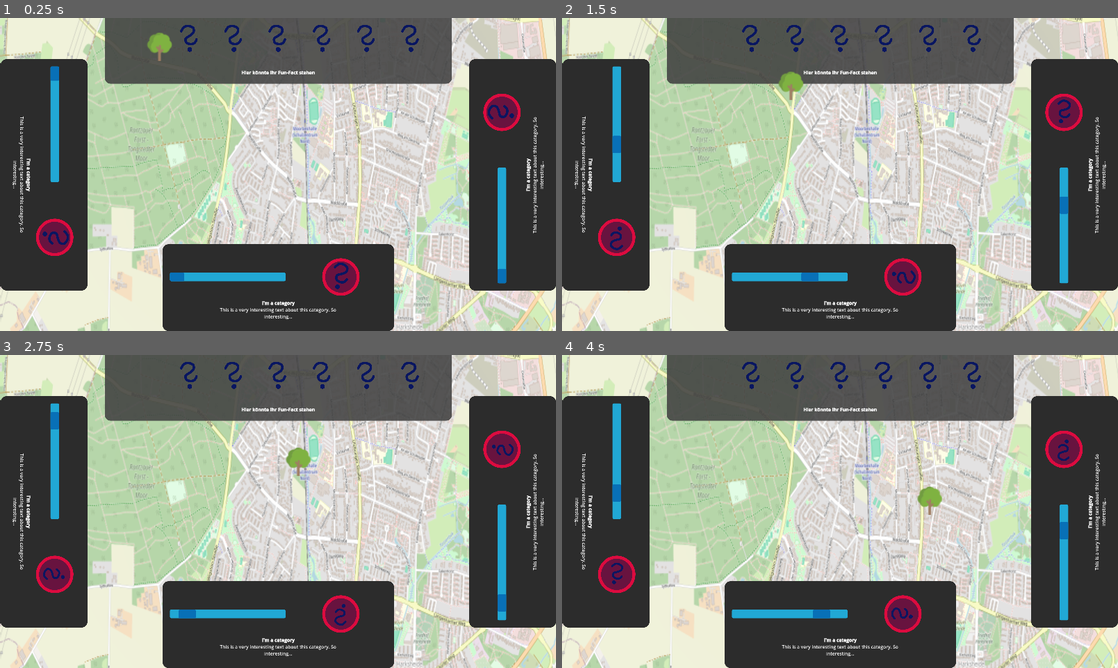
Above: before the commit, frames 1-4 (two rows, left to right).
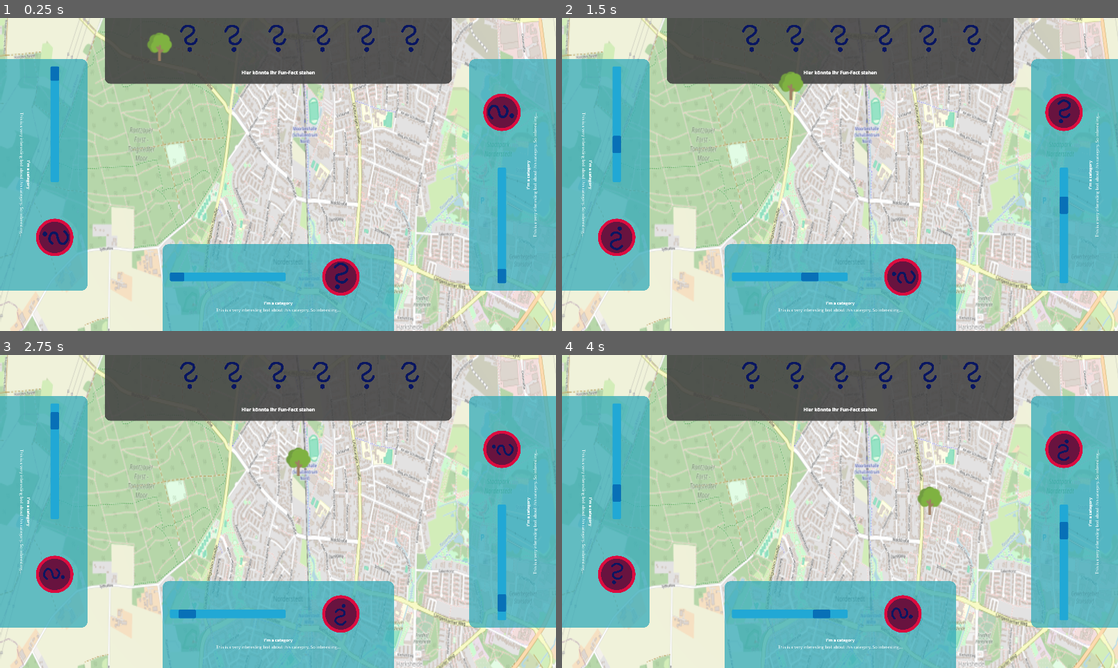
Above: after the commit, the same moments.

Repository: jlddorf/CrossInnovationClass25Norderstedt
Game: Godot game, scene res://scenes/map.tscn
The game is run twice, just before and just after one commit, with the same random seed, the same clock (stepped at 60 frames per second) and the same inputs.
Inputs (mouse positions are in pixels of both pictures, inside the frame that each line leads up to):
- Up to frame 1 (0.25 s): no input
- Up to frame 2 (1.5 s): click (901, 277) at 0.52 s; click (901, 277) at 1.27 s
- Up to frame 3 (2.75 s): click (339, 614) at 2.02 s
- Up to frame 4 (4 s): no input

The runs differ from the first frame. In frame 1, 31% of the frame differs, in the area x 0-100%, y 13-100%; in frame 2, 31%; in frame 3, 31%; in frame 4, 31%.

Commit message:
start theme updates

Diff:
--- a/scenes/ui_manager.tscn
+++ b/scenes/ui_manager.tscn
@@ -26,9 +26,8 @@
 player_id = 1
 playerContainer = NodePath("../../Viewport/PlayerContainer")
 
-[node name="StationController2" parent="StationControllers" node_paths=PackedStringArray("playerContainer") instance=ExtResource("1_rwj1f")]
+[node name="StationController2" parent="StationControllers" instance=ExtResource("1_rwj1f")]
 player_id = 2
-playerContainer = NodePath("")
 
 [node name="Viewport" type="MarginContainer" parent="."]
 layout_mode = 1
--- a/ui/playerContainer.tscn
+++ b/ui/playerContainer.tscn
@@ -6,13 +6,6 @@
 [ext_resource type="Script" uid="uid://d2jkeiqffeqoy" path="res://ui/station_Button.gd" id="4_fysbn"]
 [ext_resource type="Theme" uid="uid://230ma3pcldq4" path="res://ui/ueTheme.tres" id="5_mcqbd"]
 [ext_resource type="Script" uid="uid://cewmmmceh1goa" path="res://ui/amountProgress.gd" id="6_mog01"]
-
-[sub_resource type="StyleBoxFlat" id="StyleBoxFlat_hst8a"]
-bg_color = Color(0.172833, 0.172833, 0.172833, 1)
-corner_radius_top_left = 20
-corner_radius_top_right = 20
-corner_radius_bottom_right = 20
-corner_radius_bottom_left = 20
 
 [node name="PlayerContainer" type="MarginContainer"]
 size_flags_horizontal = 4
@@ -27,7 +20,8 @@
 layout_mode = 2
 size_flags_horizontal = 4
 size_flags_vertical = 4
-theme_override_styles/panel = SubResource("StyleBoxFlat_hst8a")
+theme = ExtResource("5_mcqbd")
+theme_type_variation = &"playerContainer"
 
 [node name="VBoxContainer" type="VBoxContainer" parent="VBoxContainer/Panel"]
 layout_mode = 1
@@ -102,4 +96,5 @@
 bbcode_enabled = true
 text = "[b]I'm a category[/b]
 This is a very interesting text about this category. So interesting..."
+fit_content = true
 horizontal_alignment = 1
--- a/ui/player_container.gd
+++ b/ui/player_container.gd
@@ -3,8 +3,8 @@
 
 const GlobalValues = preload("res://scripts/globalValues.gd")
 
-@onready var placed_amount_bar: AmountProgress = $VBoxContainer/Panel/VBoxContainer/MarginContainer/PlacedAmountBar
-@onready var item_display: ItemDisplay = $VBoxContainer/MarginContainer/ItemDisplay
+@onready var placed_amount_bar: AmountProgress = $VBoxContainer/Panel/VBoxContainer/HBoxContainer/MarginContainer2/PlacedAmountBar
+@onready var item_display: ItemDisplay = $VBoxContainer/Panel/VBoxContainer/HBoxContainer/MarginContainer/ItemDisplay
 
 func changeValue(target: float):
 	placed_amount_bar.changeValue(target)
--- a/ui/ueTheme.tres
+++ b/ui/ueTheme.tres
@@ -1,7 +1,12 @@
-[gd_resource type="Theme" load_steps=5 format=3 uid="uid://230ma3pcldq4"]
+[gd_resource type="Theme" load_steps=7 format=3 uid="uid://230ma3pcldq4"]
+
+[ext_resource type="FontFile" uid="uid://dpnlw30s07ynn" path="res://assets/fonts/SourceSans3-Bold.ttf" id="1_vf0qk"]
+[ext_resource type="FontFile" uid="uid://6w1dofqsbche" path="res://assets/fonts/SourceSans3-Regular.ttf" id="2_voggp"]
 
 [sub_resource type="StyleBoxFlat" id="StyleBoxFlat_1g1kk"]
-bg_color = Color(0.21149, 0.669946, 0.725567, 1)
+bg_color = Color(0.211765, 0.670588, 0.72549, 0.760784)
+corner_radius_top_left = 20
+corner_radius_top_right = 20
 
 [sub_resource type="StyleBoxFlat" id="StyleBoxFlat_l3qac"]
 content_margin_left = 2.0
@@ -37,3 +42,5 @@
 PanelContainer/styles/panel = SubResource("StyleBoxFlat_l3qac")
 ProgressBar/styles/background = SubResource("StyleBoxFlat_vf0qk")
 ProgressBar/styles/fill = SubResource("StyleBoxFlat_voggp")
+RichTextLabel/fonts/bold_font = ExtResource("1_vf0qk")
+RichTextLabel/fonts/normal_font = ExtResource("2_voggp")
Binary file added: assets/fonts/SourceSans3-Bold.ttf
Not shown, added: assets/fonts/SourceSans3-Bold.ttf.import
Binary file added: assets/fonts/SourceSans3-Regular.ttf
Not shown, added: assets/fonts/SourceSans3-Regular.ttf.import
Not shown: 1 places in ui/playerContainer.tscn that only renumber resources
